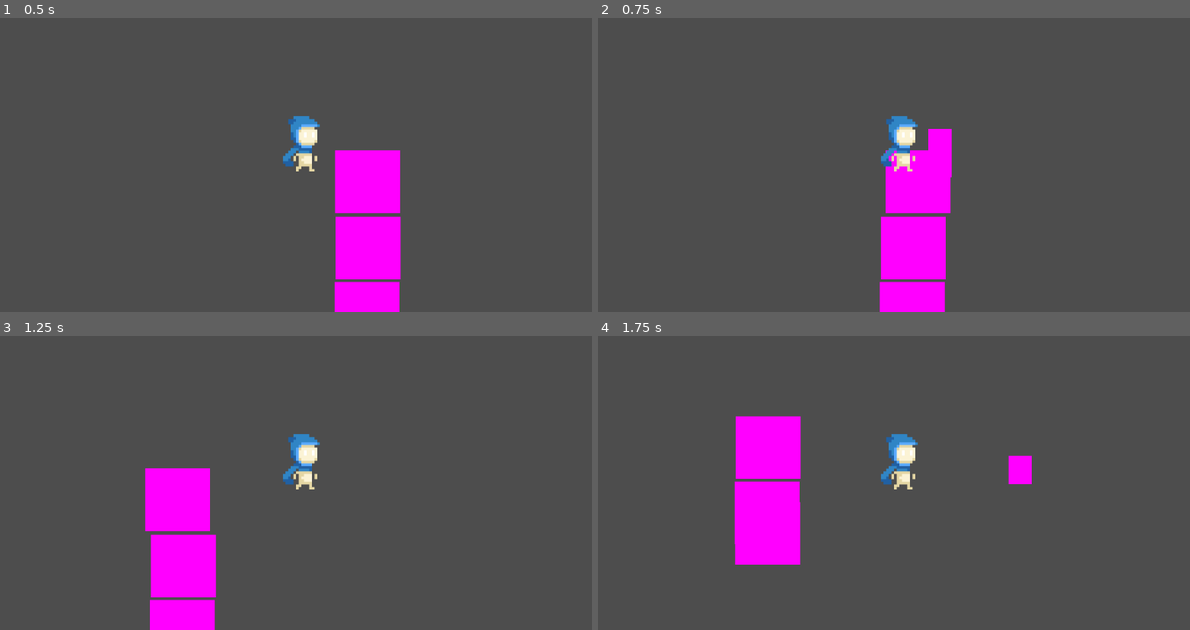
Above: before the commit, frames 1-4 (two rows, left to right).
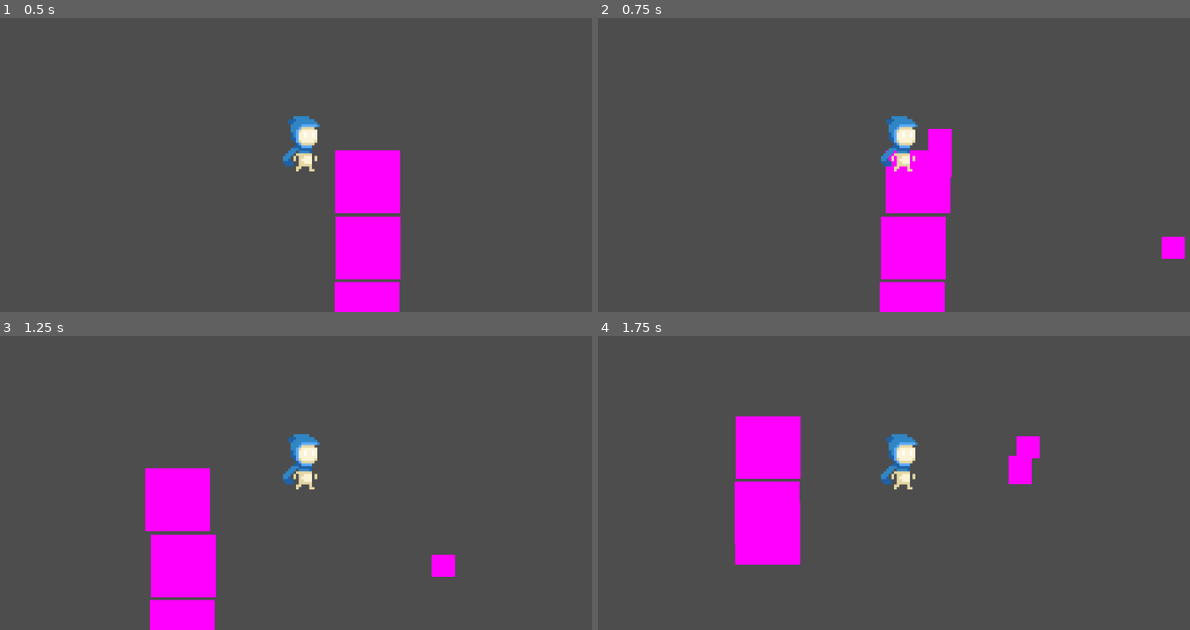
Above: after the commit, the same moments.

Repository: MD-Hamza/ClusterFall
Game: Godot game, scene res://States/PlayState.tscn
The game is run twice, just before and just after one commit, with the same random seed, the same clock (stepped at 60 frames per second) and the same inputs. This scene is started directly instead of the project's main scene.
Inputs (mouse positions are in pixels of both pictures, inside the frame that each line leads up to):
- Up to frame 1 (0.5 s): no input
- Up to frame 2 (0.75 s): tap Enter at 0.5 s; move the mouse to (1036, 123) at 0.52 s; hold D (ui_right) from 0.53 s (still down); click (1036, 123) at 0.6 s
- Up to frame 3 (1.25 s): keep holding D (ui_right)
- Up to frame 4 (1.75 s): move the mouse to (781, 477) at 1.27 s; release D (ui_right) at 1.28 s; hold S (ui_down) from 1.28 s (still down); right-click (781, 477) at 1.35 s

Frame 1 is identical in both runs. In frame 2, 0.3% of the frame differs, in the area x 95-100%, y 74-82%; in frame 3, 0.3%; in frame 4, 0.3%.

Commit message:
Obstacle collision detection

Diff:
--- a/States/PlayState.gd
+++ b/States/PlayState.gd
@@ -4,6 +4,10 @@
 # Called when the node enters the scene tree for the first time.
 func _ready():
 	$Spawner.destroyed.connect(_teleport_player);
+	$Obstacle.area_entered.connect(_on_obstacle_collide)
+
+func _on_obstacle_collide(area: Area2D):
+	print("Entered by:", area.name)
 
 func _teleport_player(position: Vector2):
 	$Player.position = position
--- a/States/PlayState.tscn
+++ b/States/PlayState.tscn
@@ -1,9 +1,10 @@
-[gd_scene load_steps=5 format=3 uid="uid://cvo0c47cohnn7"]
+[gd_scene load_steps=6 format=3 uid="uid://cvo0c47cohnn7"]
 
 [ext_resource type="PackedScene" uid="uid://8shf67jy5ojq" path="res://Player/player.tscn" id="1_0guaw"]
 [ext_resource type="Script" path="res://States/PlayState.gd" id="1_0swo3"]
 [ext_resource type="PackedScene" uid="uid://17imusrmkw36" path="res://Tiles/Tiles.tscn" id="2_84226"]
 [ext_resource type="PackedScene" uid="uid://c6jtttscukpql" path="res://Projectile/ProjectileSpawner.tscn" id="3_6tjg1"]
+[ext_resource type="PackedScene" uid="uid://cjfsblirbdfbi" path="res://Obstacle/Obstacle.tscn" id="5_yvm6h"]
 
 [node name="PlayState" type="Node2D"]
 script = ExtResource("1_0swo3")
@@ -22,3 +23,6 @@
 [node name="Camera2D" type="Camera2D" parent="Player"]
 
 [node name="Spawner" parent="." instance=ExtResource("3_6tjg1")]
+
+[node name="Obstacle" parent="." instance=ExtResource("5_yvm6h")]
+position = Vector2(592, 180)
